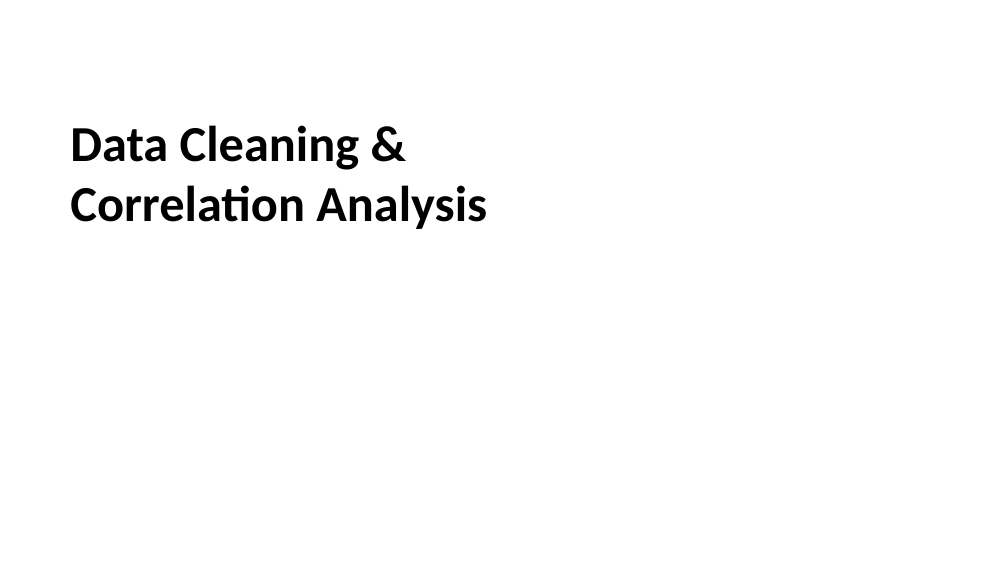
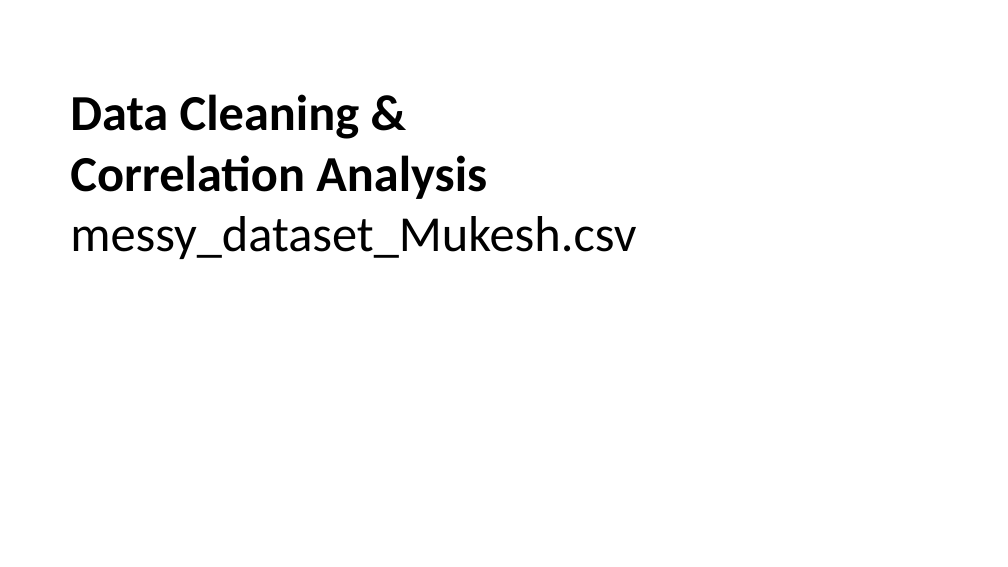
Before and after one commit to albertcgit/yoobeeda, a slide deck: slide 1 of W3A2/W3A2 presentation.pptx. Drawn at 1008x567 pixels with LibreOffice and Linux fonts; fonts in the diff are those of the drawing. Boxes give left, top, right and bottom in pixels: in the first picture for what was removed or moved away, otherwise in the second. Text is boxed around its words. In the diff, an @@ line names an element or a change of style, - is before the commit and + after.

Commit message:
Updated ppt

```diff
--- a/W3A2/W3A2 presentation.pptx
+++ b/W3A2/W3A2 presentation.pptx
@@ text at box(70, 216, 636, 259): paragraph added @@
+messy_dataset_Mukesh.csv
```
